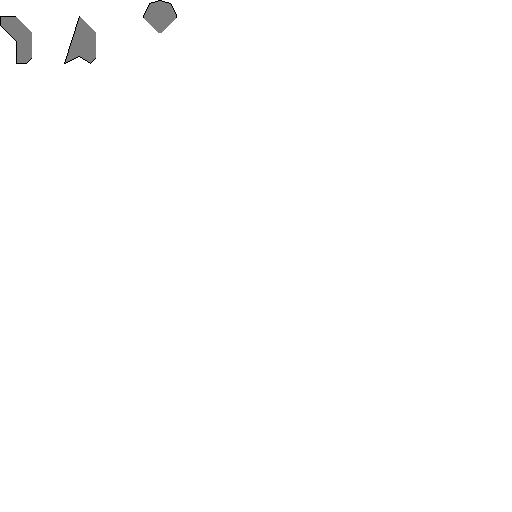
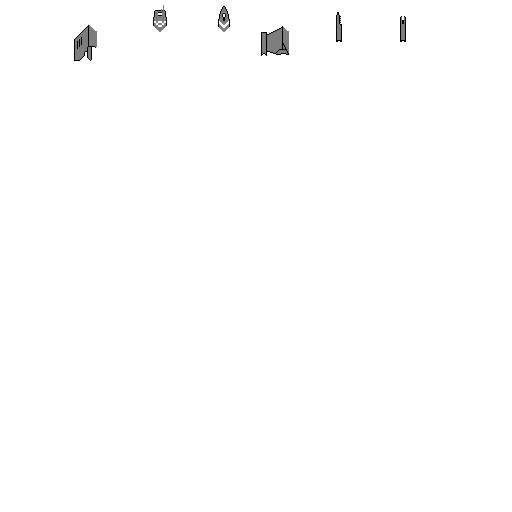
Before/after of a 512 × 512 layered artwork. What changed in the layer stack:
moved "Fighter Parts" above "Fighter Guide", painted on it over 0, 0, 406, 64
